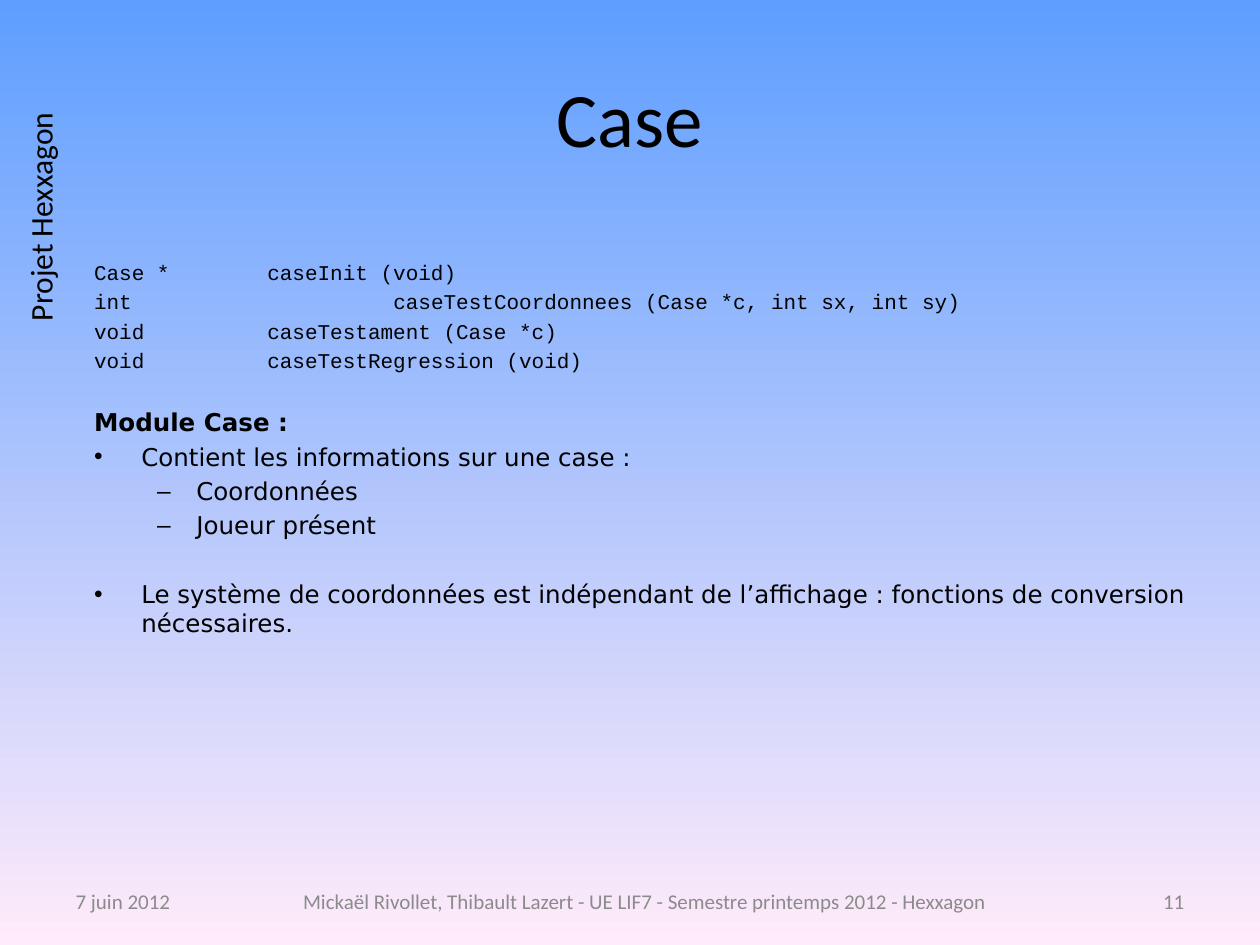
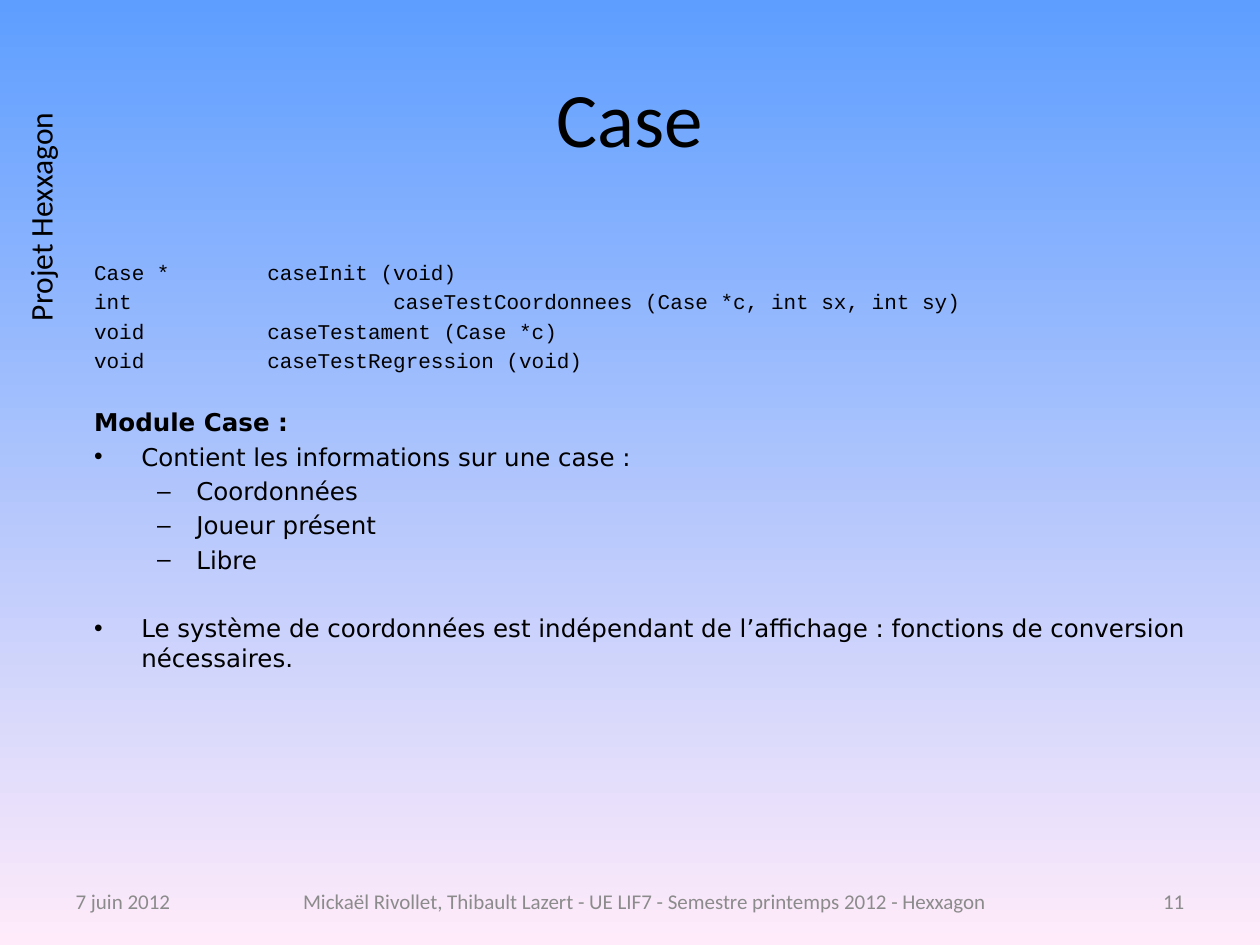
Before and after one commit to freeman1987/lazert-rivollet-lif7, a slide deck: slide 11 of projet/doc/presentation-projet.pptx. Drawn at 1260x945 pixels with LibreOffice and Linux fonts; fonts in the diff are those of the drawing; background and template pictures are left out. Boxes give left, top, right and bottom in pixels: in the first picture for what was removed or moved away, otherwise in the second. Text is boxed around its words. In the diff, an @@ line names an element or a change of style, - is before the commit and + after.

Commit message:
Mise à jour présentation

```diff
--- a/projet/doc/presentation-projet.pptx
+++ b/projet/doc/presentation-projet.pptx
@@ text at box(196, 550, 257, 570): paragraph added @@
+  – Libre
```
Also in this commit, not shown: 1 other file.
